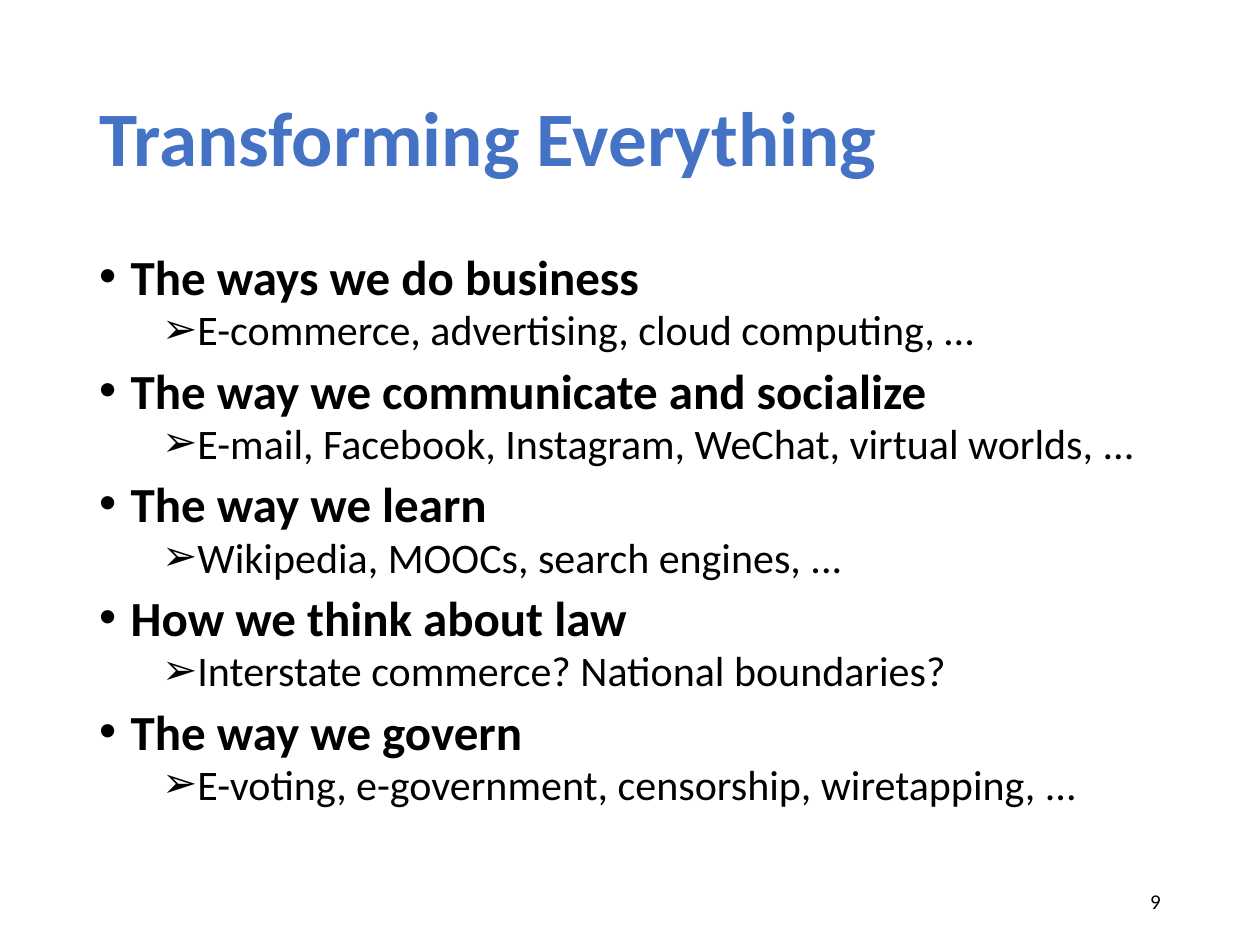
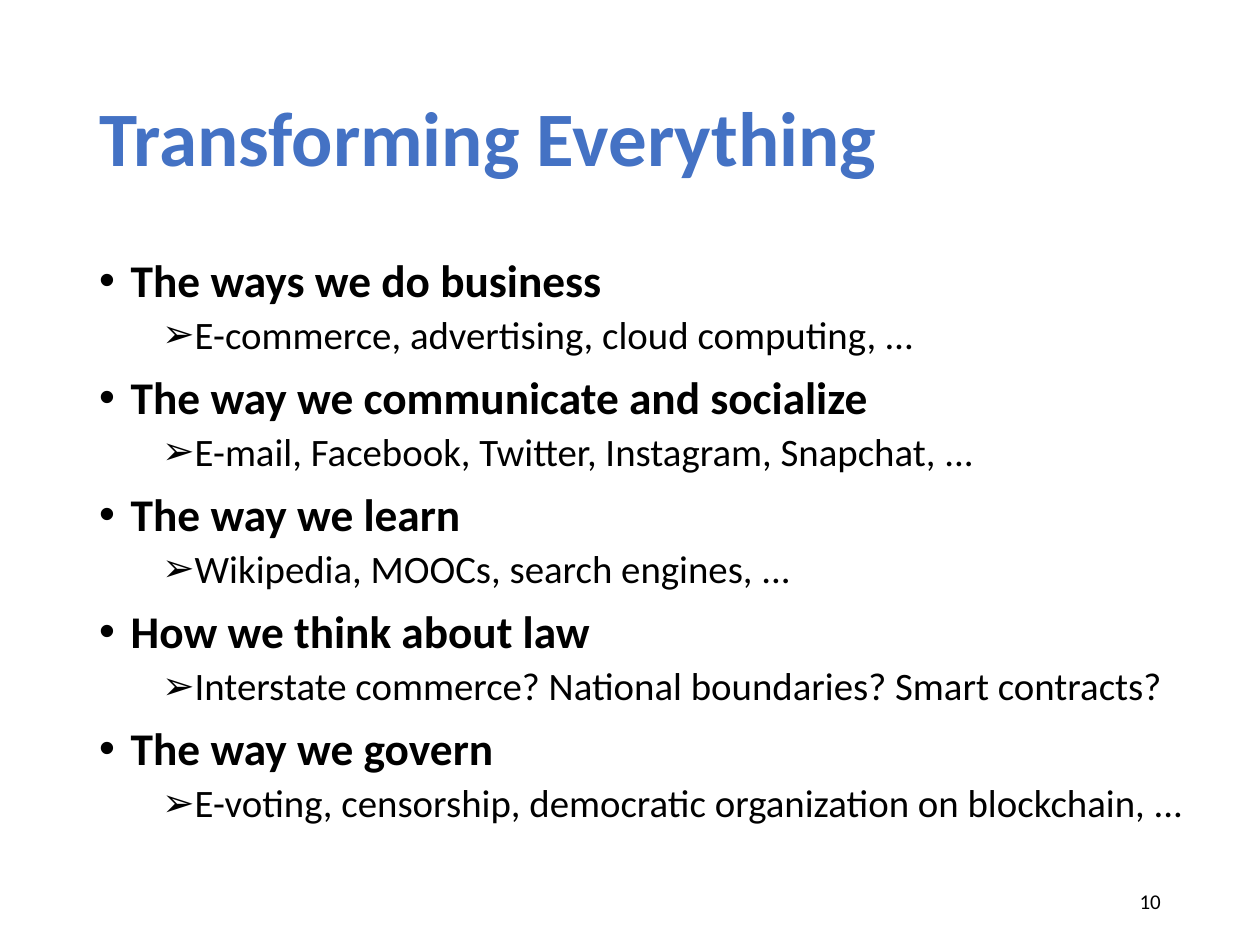
Before and after one commit to xinjin/course-net, a slide deck: slide 10 of slides/lec01_introduction.pptx (slide 9 before the commit). Drawn at 1260x945 pixels with LibreOffice and Linux fonts; fonts in the diff are those of the drawing. Boxes give left, top, right and bottom in pixels: in the first picture for what was removed or moved away, otherwise in the second. Text is boxed around its words. In the diff, an @@ line names an element or a change of style, - is before the commit and + after.

```diff
--- a/slides/lec01_introduction.pptx
+++ b/slides/lec01_introduction.pptx
@@ text at <box>131,265,877,773</box>: size 28 to 25.9 pt in "The ways we do business", "The way we communicate and socialize", "The way we learn", "How we think about law" and 1 more places; size 24 to 22.2 pt in "E-commerce, advertising, cloud computing, …", "Wikipedia, MOOCs, search engines, ..."; line spacing 0.8 to 0.9 @@
@@ text at <box>195,439,936,473</box>: text changed; size 24 to 22.2 pt @@
-  ➢ E-mail, Facebook, Instagram, WeChat, virtual worlds, ...
+  ➢ E-mail, Facebook, Twitter, Instagram, Snapchat, ...
@@ text at <box>195,673,1162,701</box>: text changed; size 24 to 22.2 pt @@
-  ➢ Interstate commerce? National boundaries?
+  ➢ Interstate commerce? National boundaries? Smart contracts?
@@ text at <box>195,790,1145,824</box>: text changed; size 24 to 22.2 pt @@
-  ➢ E-voting, e-government, censorship, wiretapping, ...
+  ➢ E-voting, censorship, democratic organization on blockchain, ...
@@ page number at <box>1140,895,1161,909</box>: text changed @@
-9
+10
```
Also in this commit, not shown: 9 other slides changed, 2 slides added, 1 slide removed, 1 other file.
